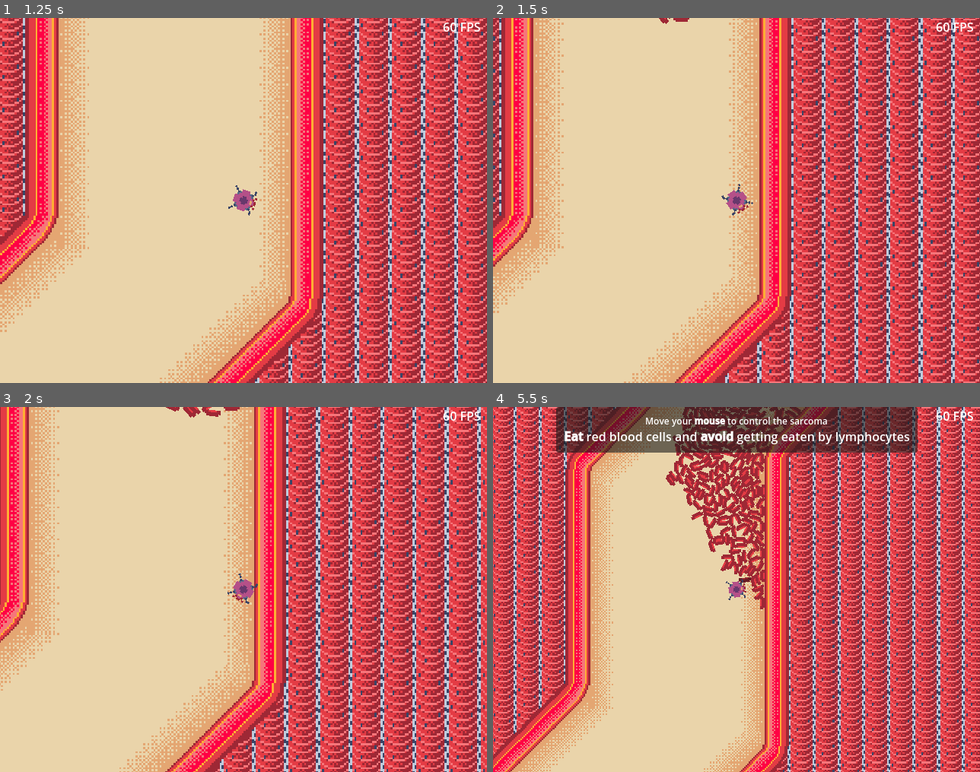
Above: before the commit, frames 1-4 (two rows, left to right).
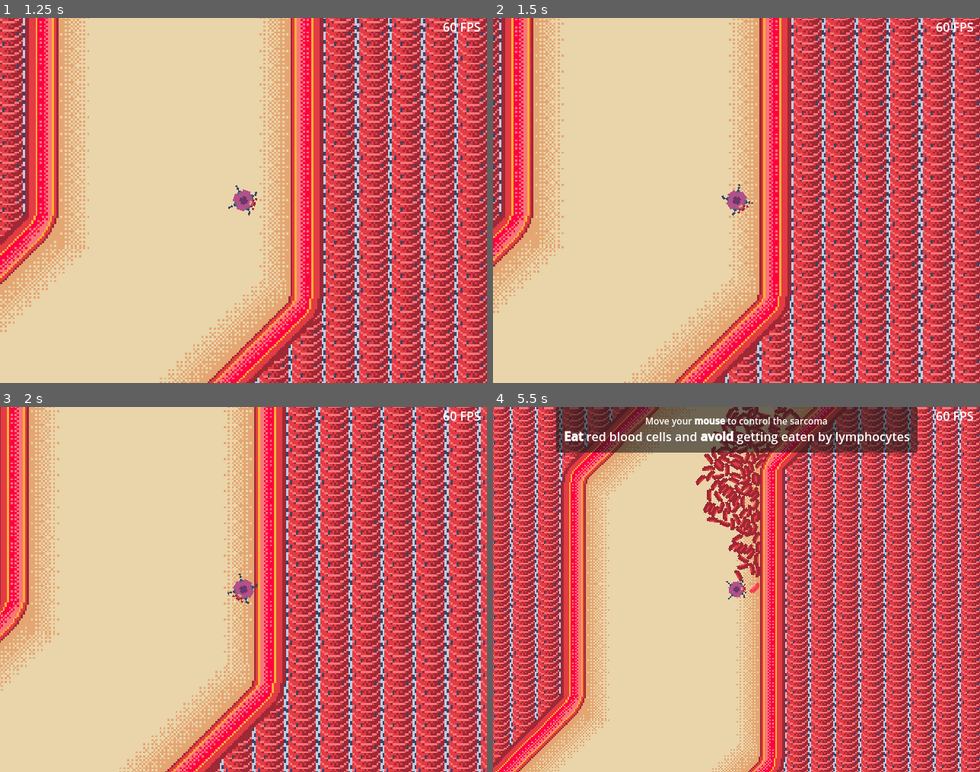
Above: after the commit, the same moments.

Repository: BertrandBordage/Bloody-Sarcoma
Game: Godot game, scene res://level_0.tscn
Same seed, same stepped clock (60 frames per second), same inputs: the game is played once before the commit and once after it.
Inputs (mouse positions are in pixels of both pictures, inside the frame that each line leads up to):
- Up to frame 1 (1.25 s): move the mouse to (350, 182) at 0.52 s; click (350, 182) at 0.67 s
- Up to frame 2 (1.5 s): drag from (639, 218) to (751, 204) at 1.27 s
- Up to frame 3 (2 s): no input
- Up to frame 4 (5.5 s): move the mouse to (785, 509) at 2.02 s; click (785, 509) at 2.17 s; drag from (712, 662) to (590, 534) at 2.77 s; move the mouse to (882, 644) at 3.52 s; click (882, 644) at 3.67 s; drag from (590, 534) to (663, 498) at 4.27 s; move the mouse to (760, 589) at 5.02 s; click (760, 589) at 5.17 s

Frame 1 is identical in both runs. In frame 2, less than 0.1% of the frame differs, in the area x 34-41%, y 0-2%; in frame 3, 0.2%; in frame 4, 54%, in the area x 0-100%, y 0-100%.

Commit message:
Makes cells spawn downstream as well.

Diff:
--- a/autoload/SpawnedFlow.gd
+++ b/autoload/SpawnedFlow.gd
@@ -3,7 +3,8 @@
 
 const MAX_SPAWNED = 500
 const PATH_SEARCH_OFFSET_INTERVAL: float = 10.0
-const VELOCITY_MULTIPLIER = 10.0
+const UPSTREAM_VELOCITY_MULTIPLIER = 10.0
+const DOWNSTREAM_VELOCITY_MULTIPLIER = 5.0
 var spawn_container: Node2D
 var spawned_bodies: Array[RigidBody2D] = []
 var flow_paths: Array[FlowPath] = []
@@ -75,10 +76,13 @@
 
 
 
-func find_closest_point_outside_spawn_exclusion(curve: Curve2D, from_position: Vector2, offset: float):
+func find_closest_point_outside_spawn_exclusion(
+    curve: Curve2D, from_position: Vector2, offset: float, downstream: bool = false,
+):
     var is_start: bool = true
     var point_with_rotation: Transform2D
-    while offset > 0:
+    var max_offset = curve.get_baked_length()
+    while offset < max_offset if downstream else offset > 0:
         point_with_rotation = curve.sample_baked_with_rotation(offset).translated(from_position)
         if not Geometry2D.is_point_in_polygon(
             point_with_rotation.origin, spawn_exclusion_polygon,
@@ -88,12 +92,12 @@
                 # Do not use it as a candidate for spawning.
                 return "outside"
             return point_with_rotation
-        offset -= PATH_SEARCH_OFFSET_INTERVAL
+        offset += PATH_SEARCH_OFFSET_INTERVAL if downstream else -PATH_SEARCH_OFFSET_INTERVAL
         is_start = false
     return null
 
 
-func get_spawn_position(paths: Array, initial: bool = false):
+func get_spawn_position(paths: Array, downstream: bool = false, initial: bool = false):
     if initial:
         # TODO: Implement and call this on program start.
         pass
@@ -105,6 +109,7 @@
             curve,
             path.global_position,
             curve.get_closest_offset(spawn_exclusion_global_position),
+            downstream,
         )
         if point_with_rotation is String and point_with_rotation == "outside":
             # The path is not even in view, skip to the next path.
@@ -114,7 +119,8 @@
             point_with_rotation = find_closest_point_outside_spawn_exclusion(
                 curve,
                 path.global_position,
-                curve.get_baked_length(),  # End offset.
+                0.0 if downstream else curve.get_baked_length(),  # End offset.
+                downstream,
             )
         return point_with_rotation
 
@@ -124,7 +130,9 @@
         if body_to_respawn != null:
             body_to_respawn.queue_free()
         return
-    var spawn = get_spawn_position(paths)
+    # Take a random spawn direction, upstream or downstream.
+    var downstream = randf() >= 0.5
+    var spawn = get_spawn_position(paths, downstream)
     if spawn == null or (spawn is String and spawn == "outside"):
         return
 
@@ -152,7 +160,12 @@
         spawned.global_transform.origin = spawn.origin
         spawned.rotation = randf_range(-PI, PI)
 
-    spawned.linear_velocity = Vector2.UP.rotated(spawn.get_rotation()) * player_speed * VELOCITY_MULTIPLIER
+    spawned.linear_velocity = Vector2.UP.rotated(
+        spawn.get_rotation()
+    ) * player_speed * (
+        DOWNSTREAM_VELOCITY_MULTIPLIER if downstream
+        else UPSTREAM_VELOCITY_MULTIPLIER
+    )
     spawned.angular_velocity = 0.0
     spawned_this_frame = true
 
